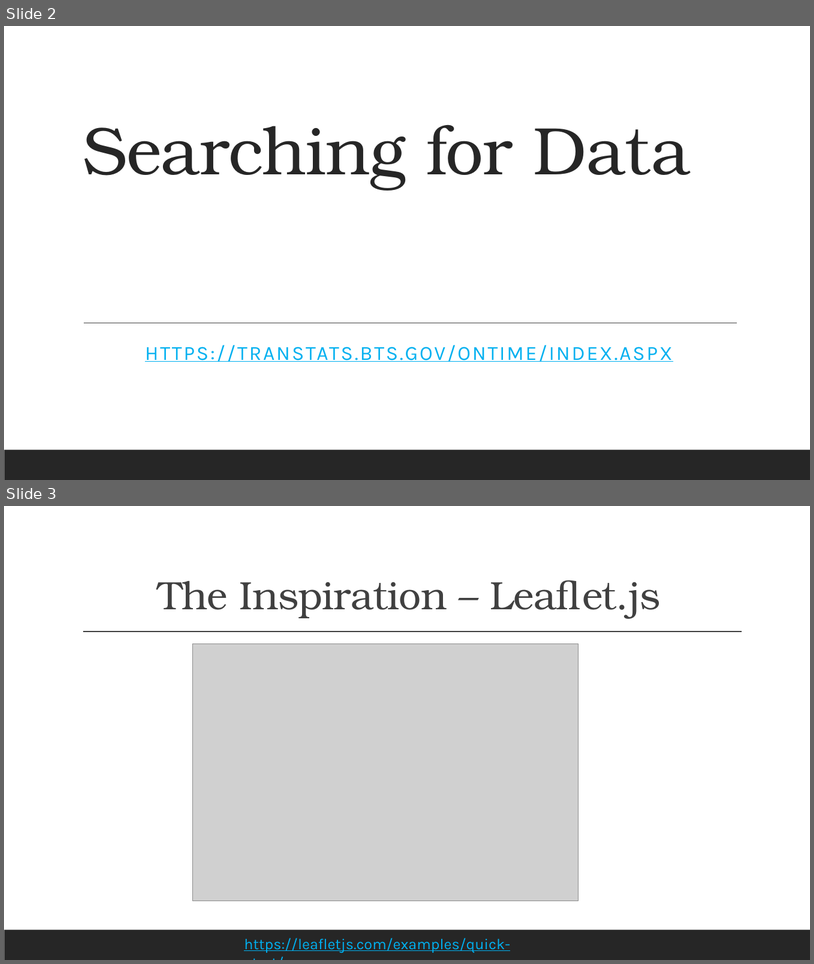
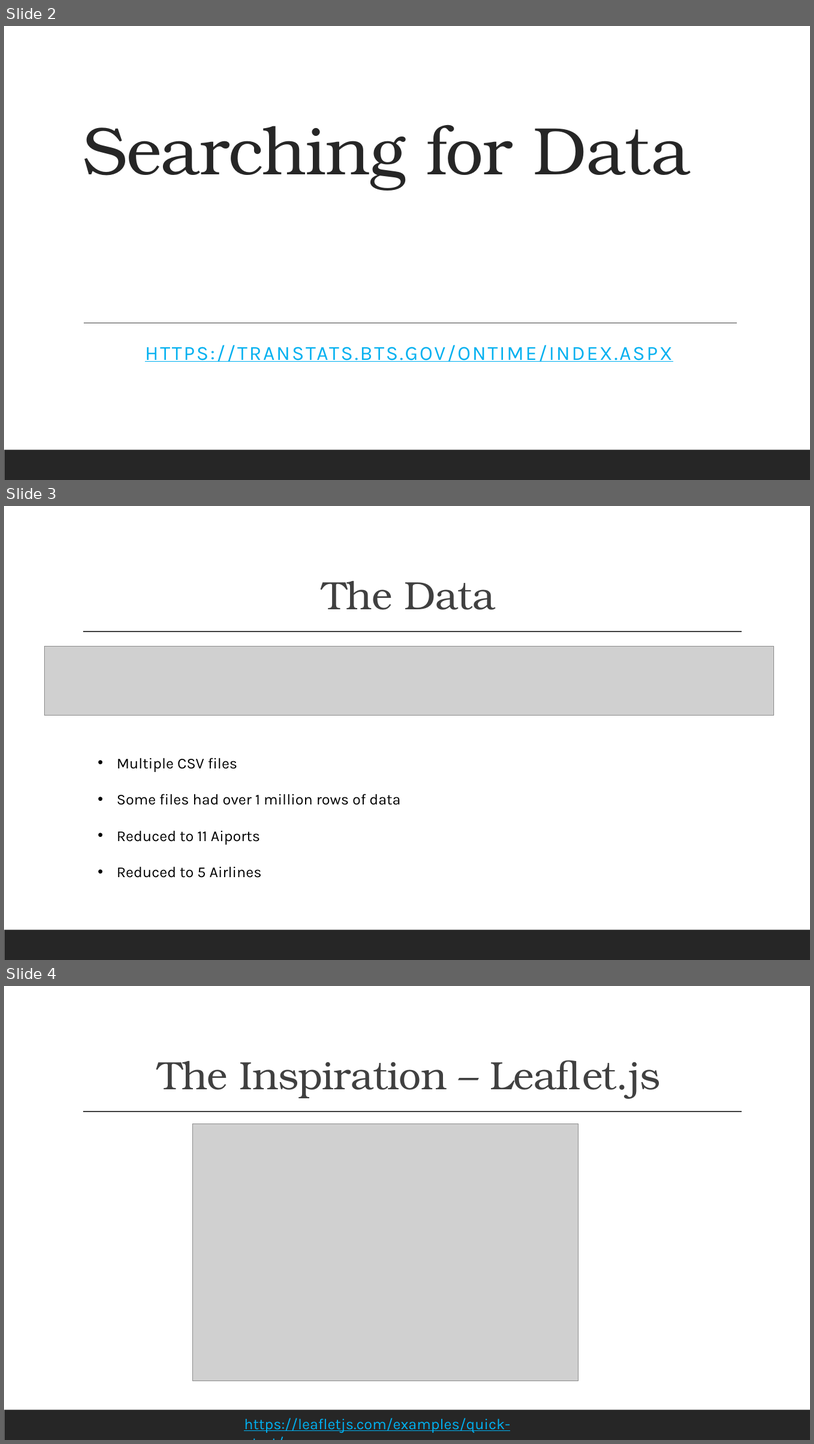
Before and after one commit to jabruhns/group-project-2, a slide deck: Report/Taking Off.pptx. Shown one above the other, each under a label of ours: slides 2 and 3 before the commit, slides 2, 3 and 4 after it. The pictures are 814x964 and 814x1444 pixels, drawn with LibreOffice and Linux fonts; fonts in the diff are those of the drawing; grey boxes stand for pictures. Boxes give left, top, right and bottom in pixels: in the first picture for what was removed or moved away, otherwise in the second. Text is boxed around its words. In the diff, an @@ line names an element or a change of style, - is before the commit and + after.

```diff
--- a/Report/Taking Off.pptx
+++ b/Report/Taking Off.pptx
@@ slide 3 added at <box>4,506,810,960</box>, background #FFFFFF; not listed: 2 template elements that a slide beside it also shows @@
@@ title added at <box>323,581,496,610</box>, 47 pt, text #404040 @@
+The Data
@@ picture added at <box>45,646,774,715</box> @@
@@ text added at <box>117,757,401,877</box>, 18 pt, text #000000 @@
+• Multiple CSV files
+• Some files had over 1 million rows of data
+• Reduced to 11 Aiports
+• Reduced to 5 Airlines
@@ what was slide 3 is now slide 4 @@
```
Also in this commit, not shown: 3 slides changed, 2 other slides added, 1 other file.
